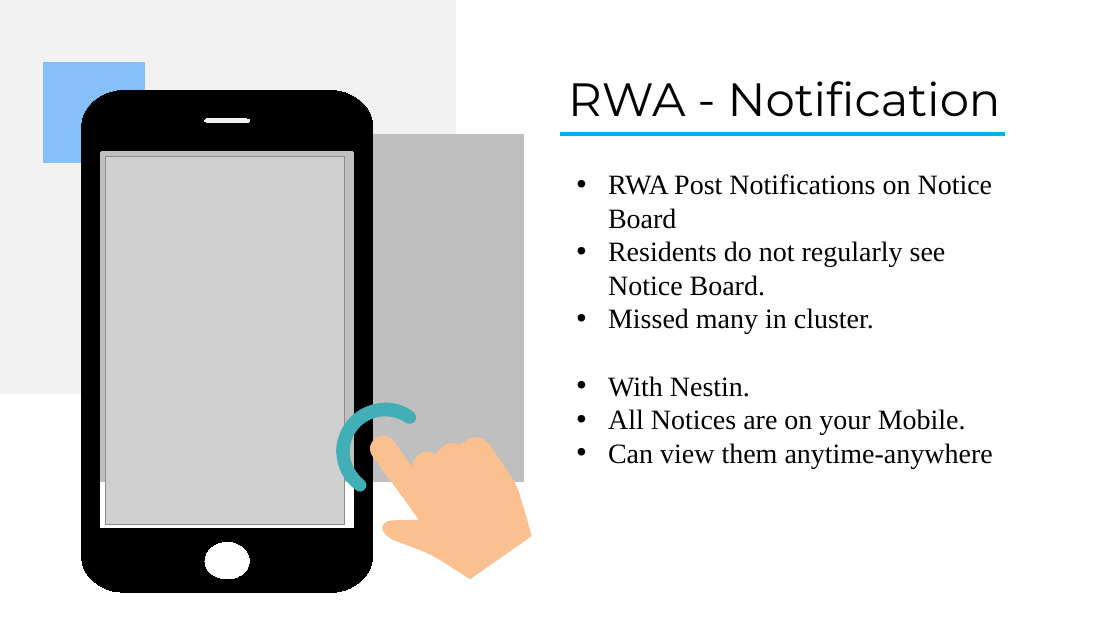
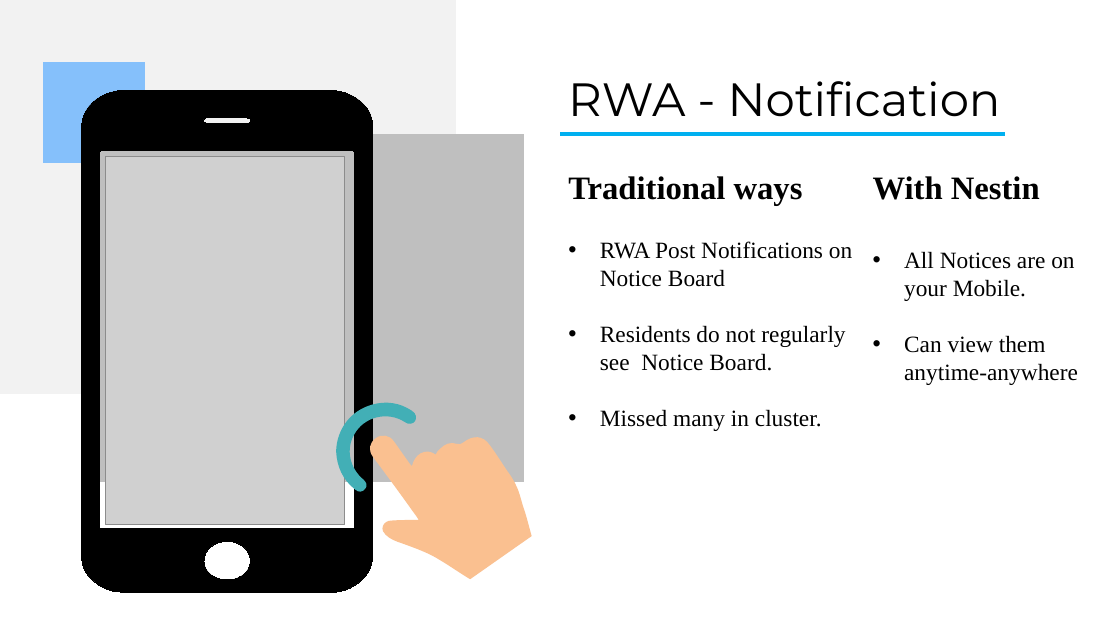
Before and after one commit to Anvisys/Documents, a slide deck: slide 11 of Nestin presentation.pptx. Drawn at 1120x630 pixels with LibreOffice and Linux fonts; fonts in the diff are those of the drawing; grey boxes stand for pictures. Boxes give left, top, right and bottom in pixels: in the first picture for what was removed or moved away, otherwise in the second. Text is boxed around its words. In the diff, an @@ line names an element or a change of style, - is before the commit and + after.

```diff
--- a/Nestin presentation.pptx
+++ b/Nestin presentation.pptx
@@ text "Traditional ways": place and size @@
-text "Traditional ways" at box(608, 174, 993, 468)
+text "Traditional ways" at box(568, 176, 852, 431)
@@ text at box(568, 176, 803, 205): paragraph added @@
+Traditional ways
@@ text added at box(873, 176, 1078, 385), 20 pt, text #000000 @@
+With Nestin
+• All Notices are on your Mobile.
+• Can view them anytime-anywhere
@@ text at box(600, 241, 852, 431): size 24 to 20 pt in "RWA Post Notifications on Notice Board", "Residents do not regularly see Notice Board.", "Missed many in cluster." @@
@@ text at box(608, 376, 993, 468): paragraphs removed @@
-• With Nestin.
-• All Notices are on your Mobile.
-• Can view them anytime-anywhere
```
Also in this commit, not shown: 8 other slides changed, 2 slides removed.
